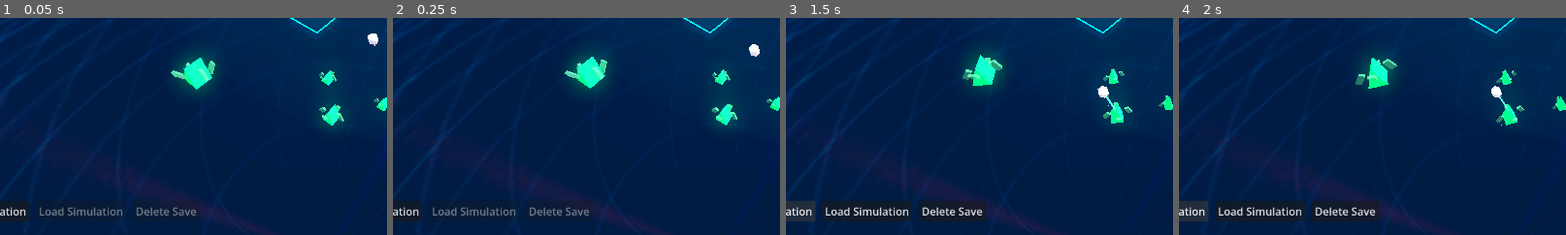
Above: before the commit, frames 1-4 (left to right).
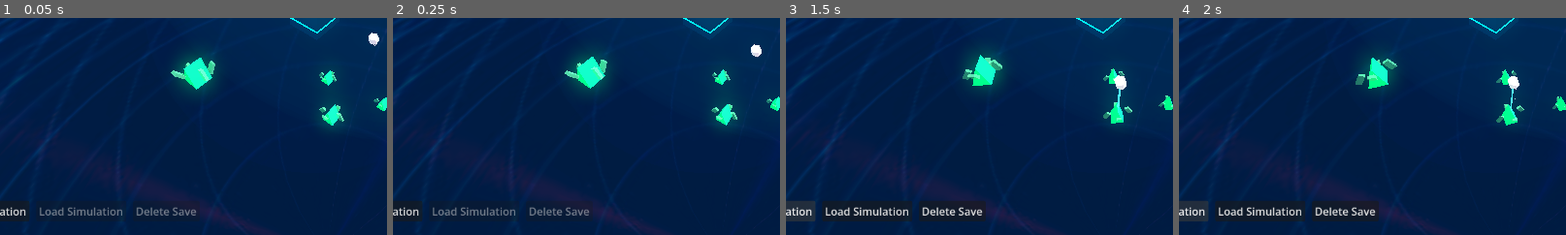
Above: after the commit, the same moments.

Repository: peterlavey/immanent
Game: Godot game, scene res://src/core/world/World.tscn
Same seed, same stepped clock (60 frames per second), same inputs: the game is played once before the commit and once after it. Sound files missing from this copy of the repository are replaced by a short silence.
Inputs (mouse positions are % of the whole screen's width and height, from its top left):
- Up to frame 1 (0.05 s): no input
- Up to frame 2 (0.25 s): no input
- Up to frame 3 (1.5 s): move the mouse to (72, 45) at 0.52 s; click (72, 45) at 0.67 s; click "Save Simulation" at 1.25 s
- Up to frame 4 (2 s): no input
The pictures show only the part of the screen within x 9-59%, y 50-100%; the shares and areas given below are measured in that part.

The runs differ from the first frame. In frame 1, less than 0.1% of the frame differs, in the area x 94-98%, y 6-13%; in frame 2, less than 0.1%; in frame 3, 0.4%, in the area x 80-88%, y 26-46%; in frame 4, 0.3%.

Commit message:
Implement Bit-Scrubber theft visuals and cooldown: Add laser and particle effects, theft duration/cooldown logic, floating text for stolen data, and update tasks/documentation.

Diff:
--- a/src/entities/enemy/bit_scrubber/BitScrubber.gd
+++ b/src/entities/enemy/bit_scrubber/BitScrubber.gd
@@ -1,13 +1,32 @@
 extends Enemy
 
 class_name BitScrubber
+
+@export var floating_text_scene: PackedScene = preload("res://src/ui/floating_text/FloatingText.tscn")
+@export var steal_cooldown: float = 3.0
+@export var steal_duration: float = 1.0
+
+@onready var connection_beam: MeshInstance3D = $ConnectionBeam
+@onready var steal_particles: GPUParticles3D = $StealParticles
+
+var _cooldown_timer: float = 0.0
+var _stealing_timer: float = 0.0
 
 func _ready() -> void:
 	super._ready()
 	move_speed = 7.0 # Fast scrubber
 	health = 2.0
 
+func _physics_process(delta: float) -> void:
+	if _cooldown_timer > 0:
+		_cooldown_timer -= delta
+
+	super._physics_process(delta)
+
 func _find_target() -> void:
+	if _cooldown_timer > 0:
+		return
+
 	var g1_units = get_tree().get_nodes_in_group("genezis_g1")
 	var closest: Node3D = null
 	var min_dist = INF
@@ -24,11 +43,77 @@
 		target = closest
 		current_state = State.MOVING_TO_TARGET
 
-func _perform_action(_delta: float) -> void:
+func _perform_action(delta: float) -> void:
 	if is_instance_valid(target) and target.has_method("reset_load"):
-		target.reset_load()
-		# After scrubbing, find a new target
-		current_state = State.IDLE
-		target = null
+		if _stealing_timer <= 0:
+			# Just started stealing
+			_stealing_timer = steal_duration
+			# Visual effect on
+			connection_beam.visible = true
+			steal_particles.visible = true
+			steal_particles.emitting = true
+
+		_stealing_timer -= delta
+		_update_connection_visual(target.global_position)
+
+		if _stealing_timer <= 0:
+			# Finished stealing
+			var stolen_amount = 0
+			if target.get("current_load"):
+				stolen_amount = target.current_load
+
+			target.reset_load()
+
+			if stolen_amount > 0:
+				_spawn_floating_text(stolen_amount, target.global_position)
+
+			_cooldown_timer = steal_cooldown
+			_finish_action()
 	else:
-		current_state = State.IDLE
+		_finish_action()
+
+func _finish_action() -> void:
+	current_state = State.IDLE
+	target = null
+	_stealing_timer = 0
+	connection_beam.visible = false
+	steal_particles.emitting = false
+	steal_particles.visible = false
+
+func _update_connection_visual(target_pos: Vector3) -> void:
+	var start_pos = global_position
+	var end_pos = target_pos
+
+	var diff = end_pos - start_pos
+	var distance = diff.length()
+
+	connection_beam.global_position = start_pos + diff * 0.5
+
+	if diff.length() > 0.001:
+		connection_beam.look_at(end_pos, Vector3.UP)
+		connection_beam.rotate_object_local(Vector3.RIGHT, PI/2.0)
+
+	connection_beam.scale.y = distance
+
+	var pulse = 1.0 + sin(Time.get_ticks_msec() * 0.04) * 0.3
+	connection_beam.scale.x = pulse
+	connection_beam.scale.z = pulse
+
+	steal_particles.global_position = end_pos
+
+func _spawn_floating_text(amount: int, pos: Vector3) -> void:
+	if floating_text_scene:
+		var text_instance = floating_text_scene.instantiate()
+		get_parent().add_child(text_instance)
+
+		text_instance.global_position = pos + Vector3(0, 1.0, 0)
+		text_instance.text = "-" + format_bytes(amount)
+		text_instance.modulate = Color.RED
+
+func format_bytes(bytes: int) -> String:
+	if bytes < 1024:
+		return str(bytes) + " B"
+	elif bytes < 1048576:
+		return "%.1f KB" % (bytes / 1024.0)
+	else:
+		return "%.1f MB" % (bytes / 1048576.0)
--- a/src/entities/enemy/bit_scrubber/BitScrubber.tscn
+++ b/src/entities/enemy/bit_scrubber/BitScrubber.tscn
@@ -25,6 +25,33 @@
 
 [sub_resource type="BoxMesh" id="BoxMesh_Trail"]
 size = Vector3(0.3, 0.3, 0.3)
+
+[sub_resource type="StandardMaterial3D" id="StandardMaterial3D_Laser"]
+transparency = 1
+albedo_color = Color(1, 0, 0, 0.6)
+emission_enabled = true
+emission = Color(1, 0, 0, 1)
+emission_energy_multiplier = 4.0
+
+[sub_resource type="CylinderMesh" id="CylinderMesh_Laser"]
+top_radius = 0.05
+bottom_radius = 0.05
+height = 1.0
+radial_segments = 4
+rings = 1
+
+[sub_resource type="ParticleProcessMaterial" id="ParticleProcessMaterial_Steal"]
+direction = Vector3(0, 1, 0)
+spread = 180.0
+initial_velocity_min = 2.0
+initial_velocity_max = 4.0
+gravity = Vector3(0, 0, 0)
+scale_min = 0.1
+scale_max = 0.3
+color = Color(1, 0, 0, 1)
+
+[sub_resource type="BoxMesh" id="BoxMesh_StealPart"]
+size = Vector3(0.1, 0.1, 0.1)
 
 [sub_resource type="SphereShape3D" id="SphereShape3D_1"]
 radius = 0.5
@@ -63,6 +90,19 @@
 mesh = SubResource("BoxMesh_Trail")
 surface_material_override/0 = SubResource("StandardMaterial3D_Trail")
 
+[node name="ConnectionBeam" type="MeshInstance3D" parent="."]
+visible = false
+mesh = SubResource("CylinderMesh_Laser")
+surface_material_override/0 = SubResource("StandardMaterial3D_Laser")
+
+[node name="StealParticles" type="GPUParticles3D" parent="."]
+visible = false
+emitting = false
+amount = 12
+lifetime = 0.5
+process_material = SubResource("ParticleProcessMaterial_Steal")
+draw_pass_1 = SubResource("BoxMesh_StealPart")
+
 [node name="CollisionShape3D" type="CollisionShape3D" parent="."]
 shape = SubResource("SphereShape3D_1")
 
Not shown, changed: docs/tasks.md
